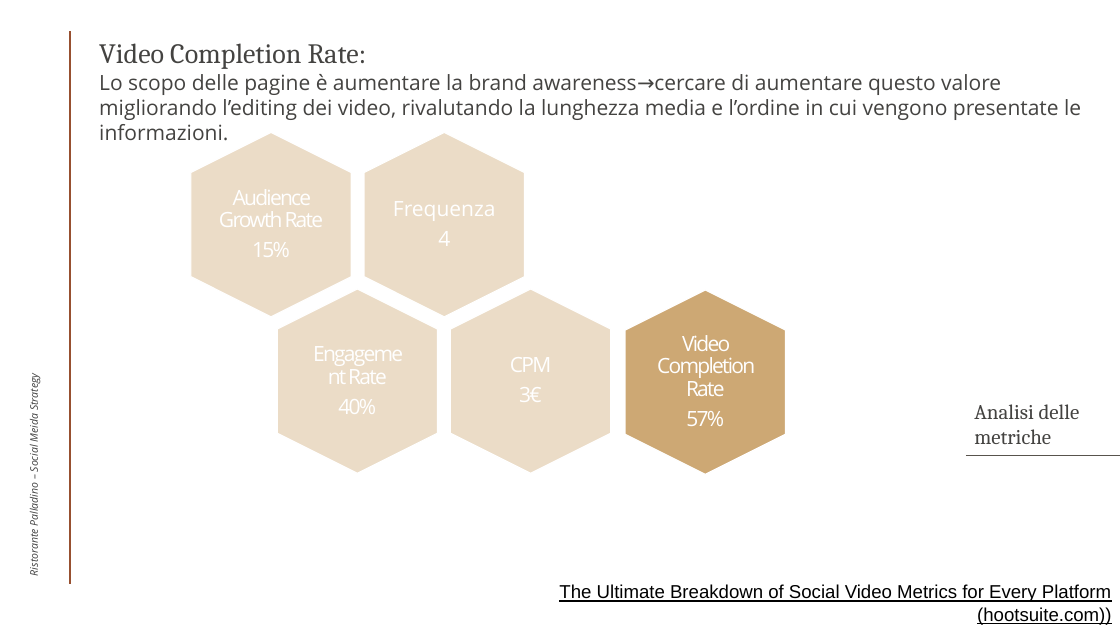
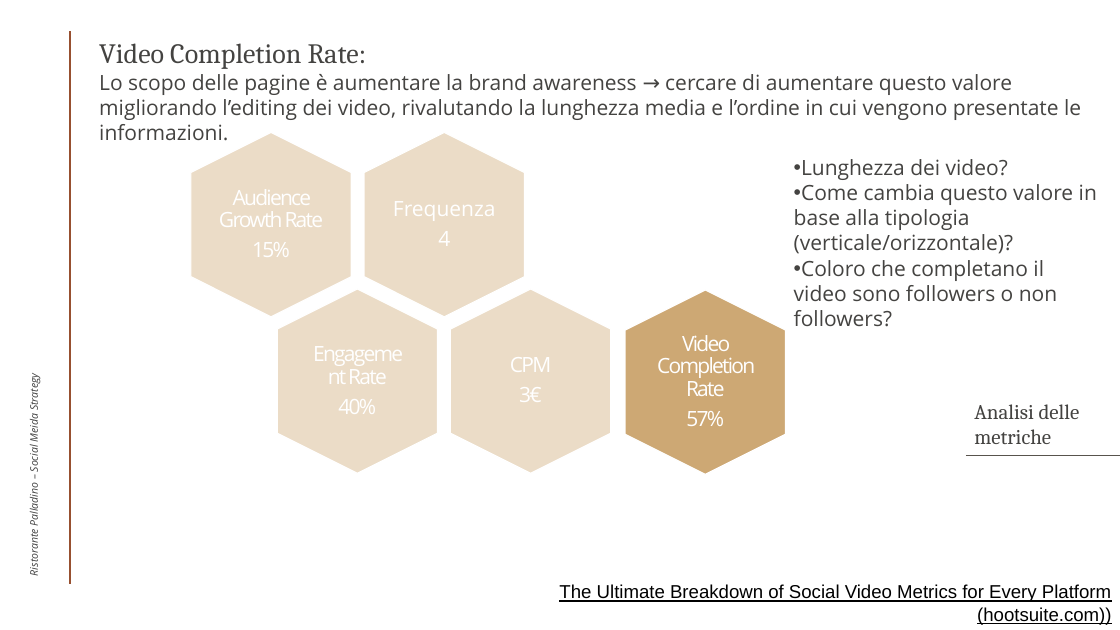
Before and after one commit to FrancescaMicheletti/Epicode, a slide deck: slide 22 of Progetto_17nov_Micheletti.pptx. Drawn at 1120x630 pixels with LibreOffice and Linux fonts; fonts in the diff are those of the drawing. Boxes give left, top, right and bottom in pixels: in the first picture for what was removed or moved away, otherwise in the second. Text is boxed around its words. In the diff, an @@ line names an element or a change of style, - is before the commit and + after.

```diff
--- a/Progetto_17nov_Micheletti.pptx
+++ b/Progetto_17nov_Micheletti.pptx
@@ text at <box>99,74,1081,141</box>: spaces changed @@
-Lo scopo delle pagine è aumentare la brand awareness→cercare di aumentare questo valore migliorando l’editing dei video, rivalutando la lunghezza media e l’ordine in cui vengono presentate le informazioni.
+Lo scopo delle pagine è aumentare la brand awareness → cercare di aumentare questo valore migliorando l’editing dei video, rivalutando la lunghezza media e l’ordine in cui vengono presentate le informazioni.
@@ text added at <box>794,159,1097,327</box>, 18 pt, text #444341 @@
+• Lunghezza dei video?
+• Come cambia questo valore in base alla tipologia (verticale/orizzontale)?
+• Coloro che completano il video sono followers o non followers?
```
Also in this commit, not shown: 3 other slides changed.
